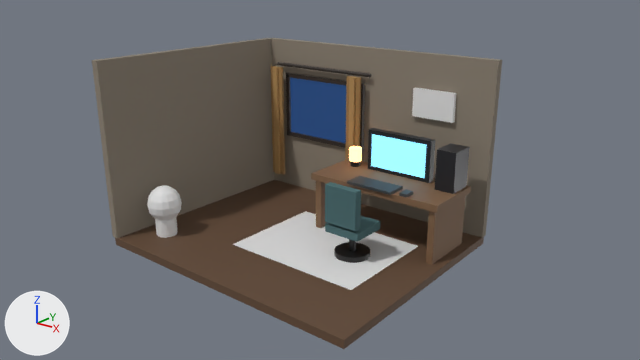
The Blender file Blender/CozyRoomDiorama/cozyroomdiorama.blend as it was, and as the next commit left it.
The view is the same before and after, from the file's camera 'Camera_Hero'. Lighting does not change. The marker at lower left points along +X, +Y and +Z. The older version comes first.

Objects in the first picture: 'Chair_Back', 'Desk_Leg_R', 'Desk_Top', 'Floor', 'Monitor_Screen', 'PC_Tower', 'Plant_Foliage', 'Plant_Pot', 'Rug', 'Wall_Art', 'Wall_Back_Bottom', 'Wall_Back_Right', 'Wall_Back_Top', 'Wall_Left', 'Window_Glass' and 21 more.
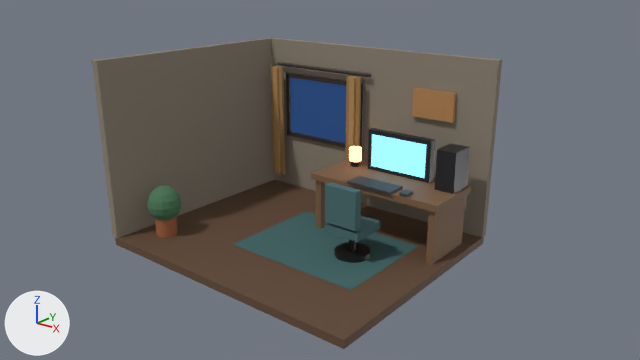
Boxes (x1, y1, x2, y2) around the edits, measured in the pictures (640 x 360 px):
'Rug', recoloured (white to dark cyan): (233, 211, 418, 290) in both
'Wall_Art', recoloured (white to orange): (412, 88, 457, 123) in both
'Plant_Foliage', recoloured (white to dark green): (147, 185, 182, 220) in both
'Plant_Pot', recoloured (white to brown): (155, 217, 178, 238) in both

The edits, one by one:
Material 'Plant_Foliage_Material' (mat_plant_foliage_material) is new.
Its base color is (0.07, 0.18, 0.09) (dark green #4b7655).
Its roughness is 0.95.
Material 'Plant_Pot_Material' (mat_plant_pot_material) is new.
Its base color is (0.35, 0.12, 0.05) (brown #a0613f).
Its roughness is 0.9.
Material 'Wall_Art_Material' (mat_wall_art_material) is new.
Its base color is (0.45, 0.22, 0.08) (orange #b38150).
Its roughness is 0.8.
Material 'Rug_Material' (mat_rug_material) is new.
Its base color is (0.05, 0.13, 0.13) (dark cyan #3f6565).
Its roughness is 1.0.
me_rug_mesh has 4 vertices, 1 face and spans x -1.0..1.0, y -1.0..1.0, z 0.0.
me_rug_mesh gains material mat_rug_material (dark cyan #3f6565).
me_wall_art_mesh has 8 vertices, 6 faces and spans x -1.0..1.0, y -1.0..1.0, z -1.0..1.0.
me_wall_art_mesh gains material mat_wall_art_material (orange #b38150).
me_plant_pot_mesh has 64 vertices, 34 faces and spans x -1.0..1.0, y -1.0..1.0, z -1.0..1.0.
me_plant_pot_mesh gains material mat_plant_pot_material (brown #a0613f).
me_plant_foliage_mesh has 114 vertices, 128 faces and spans x -1.0..1.0, y -1.0..1.0, z -1.0..1.0.
me_plant_foliage_mesh gains material mat_plant_foliage_material (dark green #4b7655).
